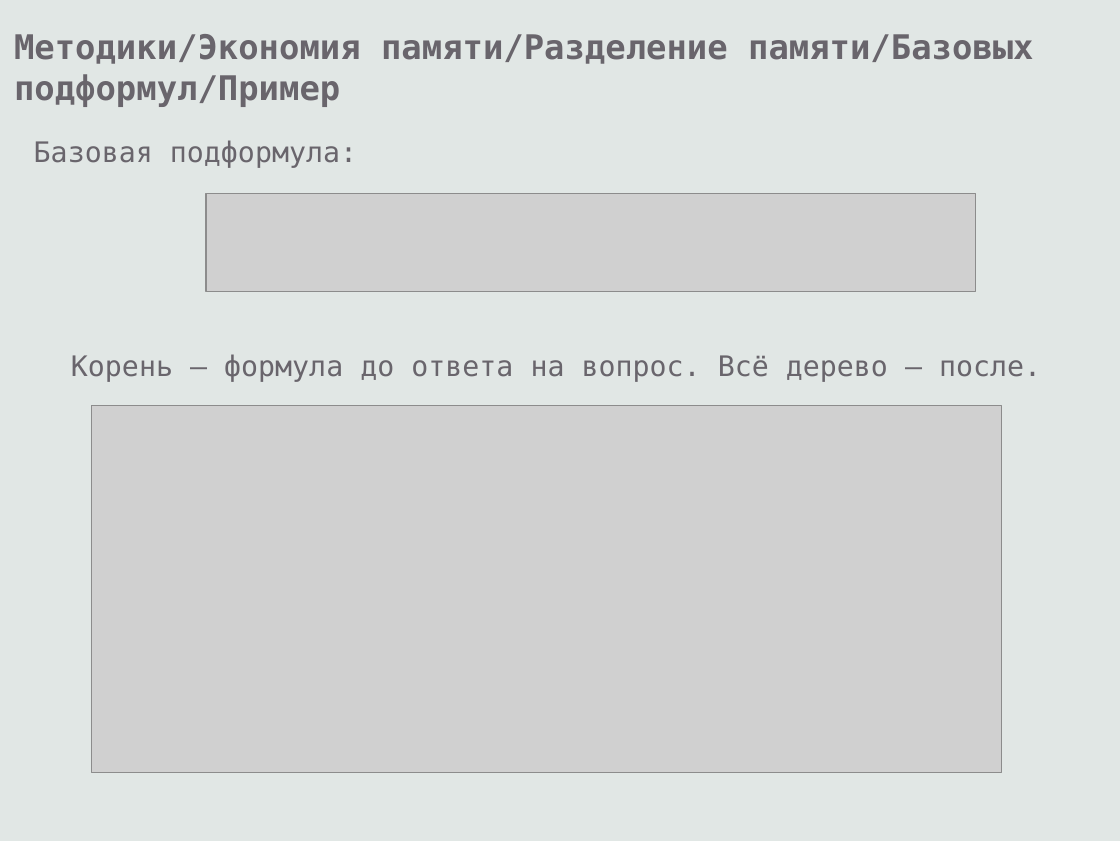
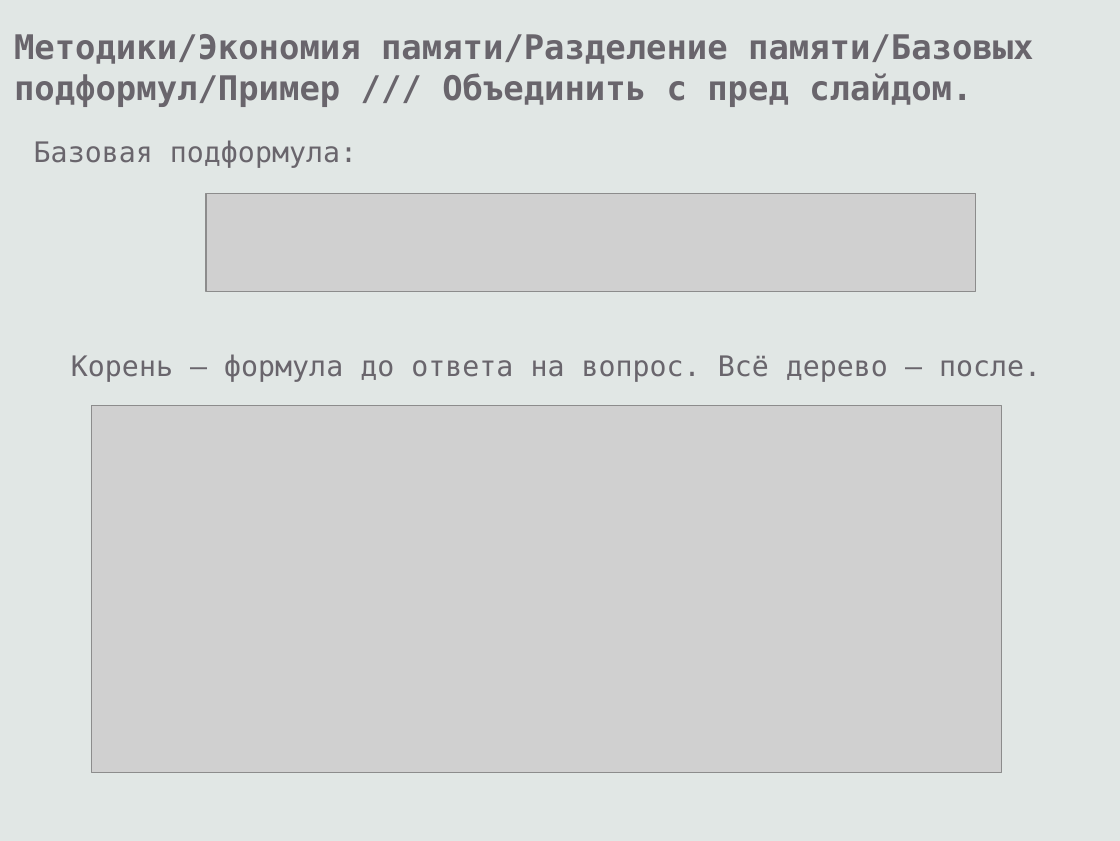
Before and after one commit to eugeneai/prisnif, a slide deck: slide 32 of brick/pres/pacman.odp (slide 34 before the commit). Drawn at 1120x841 pixels with LibreOffice and Linux fonts; fonts in the diff are those of the drawing; grey boxes stand for pictures. Boxes give left, top, right and bottom in pixels: in the first picture for what was removed or moved away, otherwise in the second. Text is boxed around its words. In the diff, an @@ line names an element or a change of style, - is before the commit and + after.

```diff
--- a/brick/pres/pacman.odp
+++ b/brick/pres/pacman.odp
@@ text at bbox=[14, 34, 1034, 107]: text changed @@
-Методики/Экономия памяти/Разделение памяти/Базовых подформул/Пример
+Методики/Экономия памяти/Разделение памяти/Базовых подформул/Пример /// Объединить с пред слайдом.
```
Also in this commit, not shown: 29 other slides changed, 1 slide added, 3 slides removed.
